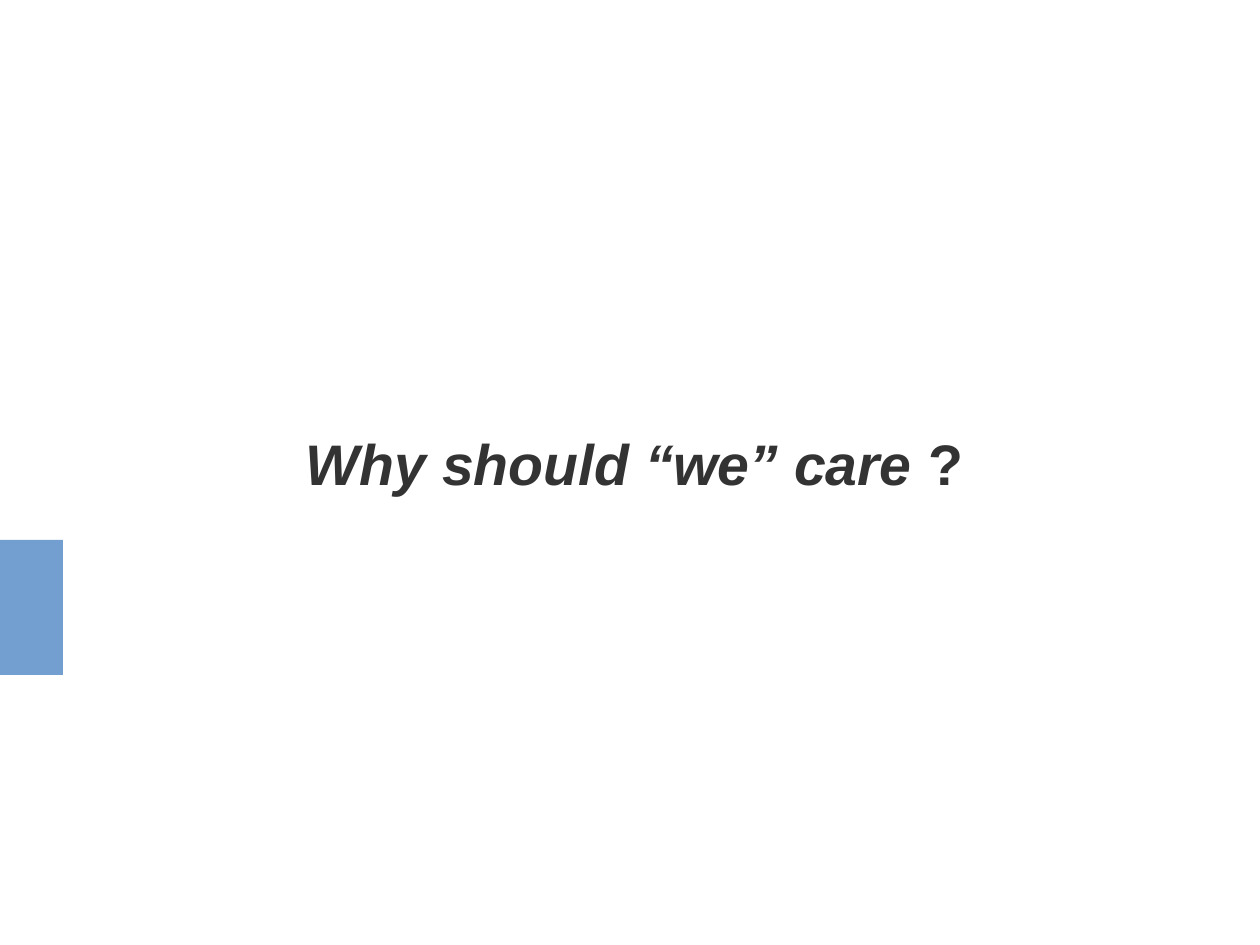
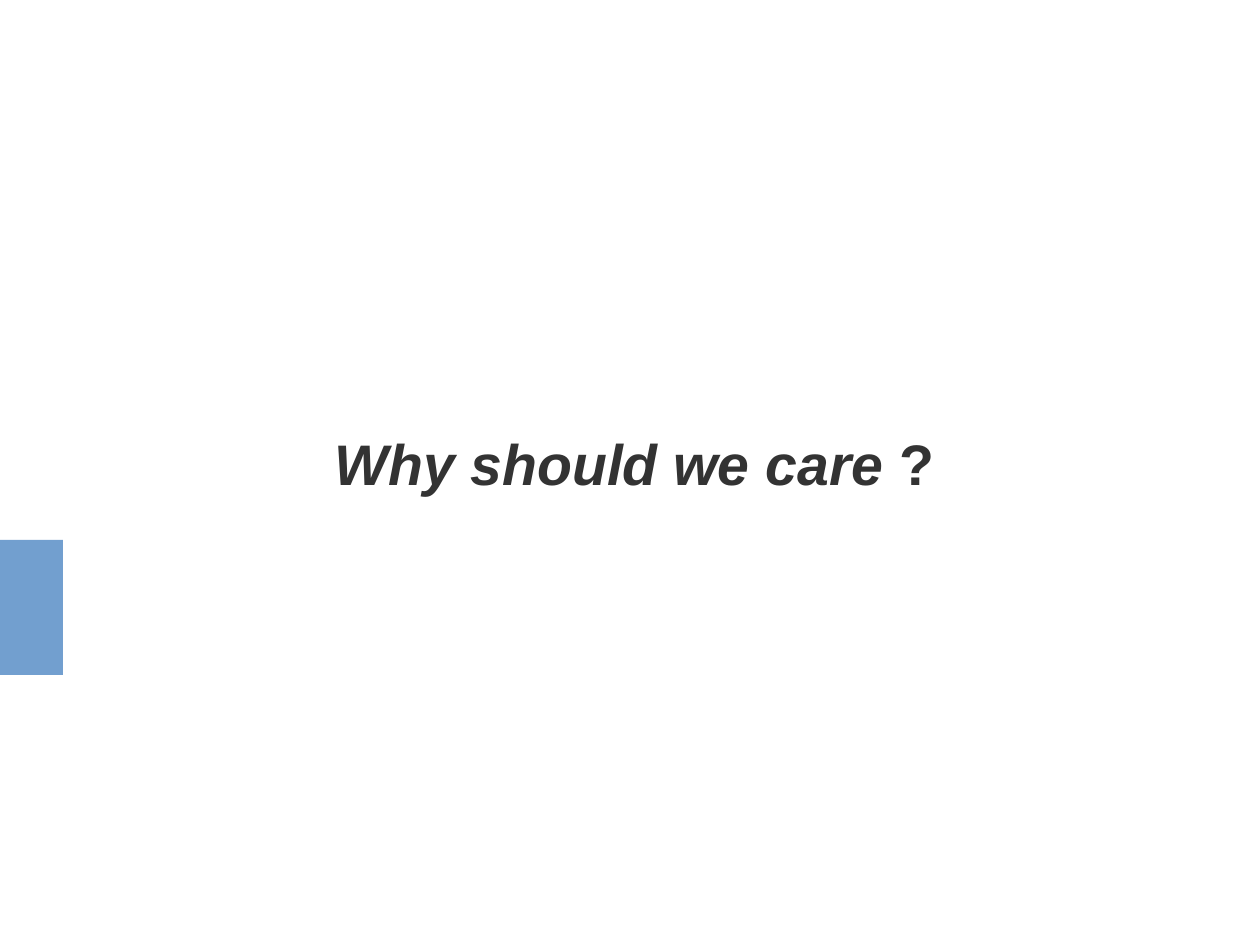
Before and after one commit to evadelmas/keystone_concept, a slide deck: slide 12 of presentation_LEIPS.odp. Drawn at 1260x945 pixels with LibreOffice and Linux fonts; fonts in the diff are those of the drawing. Boxes give left, top, right and bottom in pixels: in the first picture for what was removed or moved away, otherwise in the second. Text is boxed around its words. In the diff, an @@ line names an element or a change of style, - is before the commit and + after.

```diff
--- a/presentation_LEIPS.odp
+++ b/presentation_LEIPS.odp
@@ subtitle at bbox=[334, 443, 884, 495]: text changed @@
-Why should “we” care ?
+Why should we care ?
```
Also in this commit, not shown: 4 other slides changed, 4 slides added, 1 slide removed, 1 other file.
